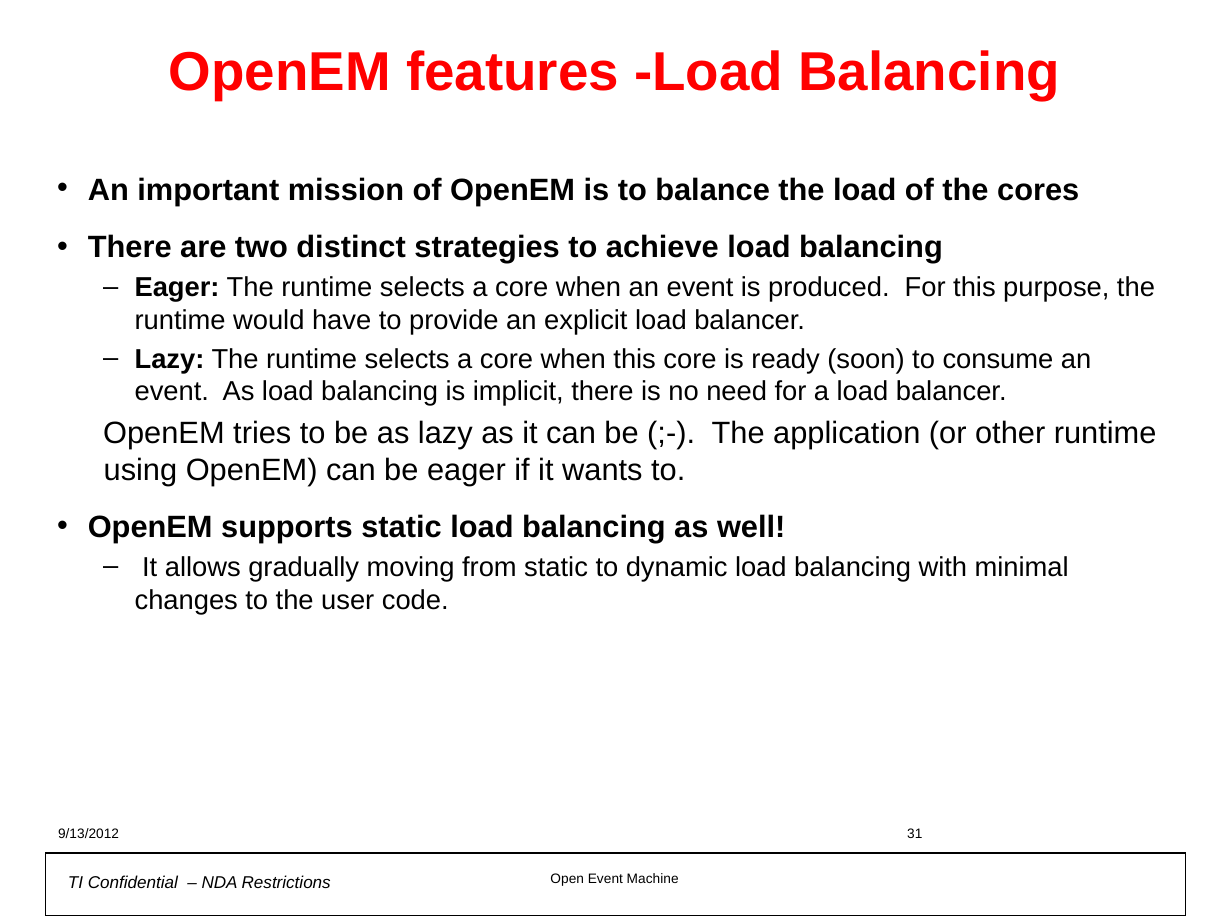
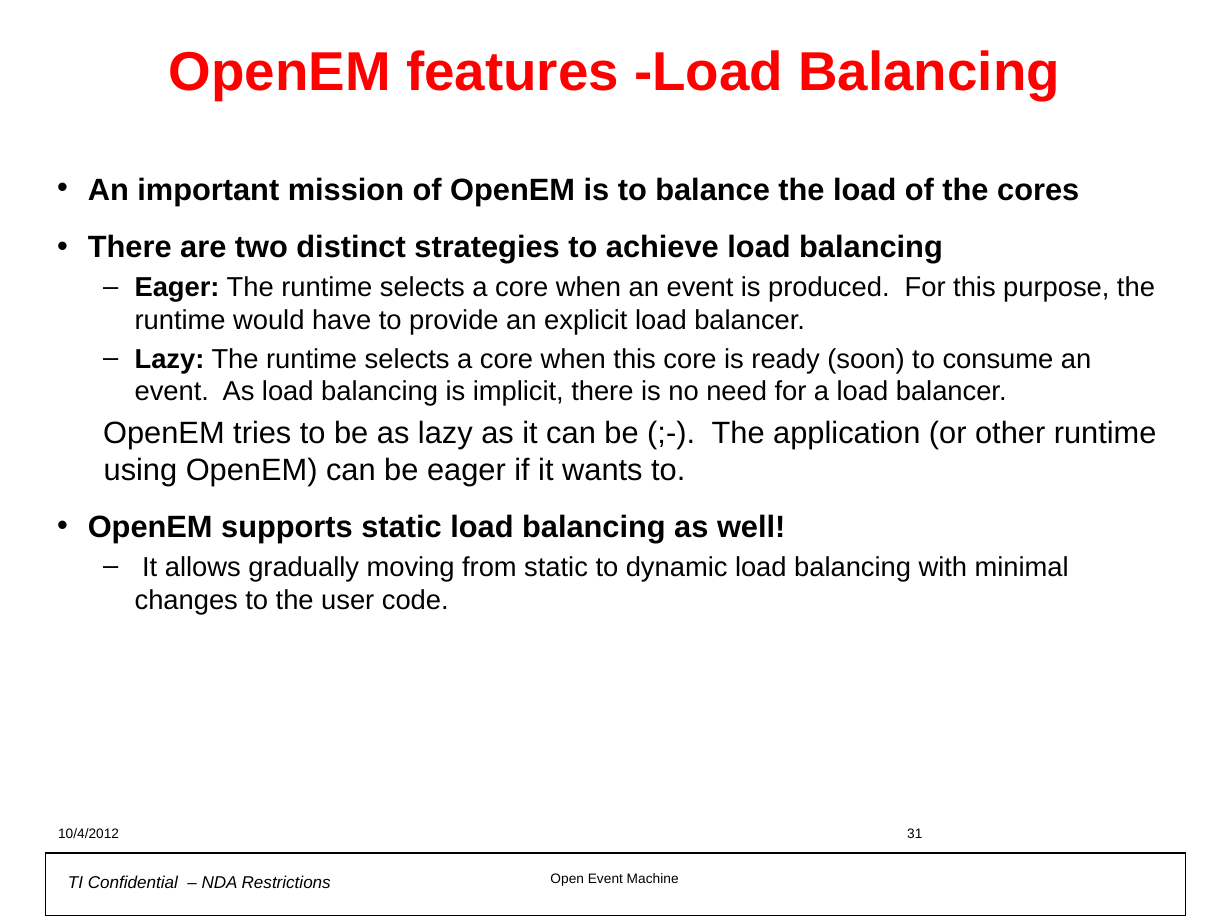
Before and after one commit to hari1989/keystone-workshop, a slide deck: slide 31 of preliminary/Open Event Machine.pptx. Drawn at 1232x924 pixels with LibreOffice and Linux fonts; fonts in the diff are those of the drawing; background and template pictures are left out. Boxes give left, top, right and bottom in pixels: in the first picture for what was removed or moved away, otherwise in the second. Text is boxed around its words. In the diff, an @@ line names an element or a change of style, - is before the commit and + after.

```diff
--- a/preliminary/Open Event Machine.pptx
+++ b/preliminary/Open Event Machine.pptx
@@ text at [58,828,119,838]: text changed @@
-9/13/2012
+10/4/2012
```
Also in this commit, not shown: 49 other slides changed, 7 other files.
